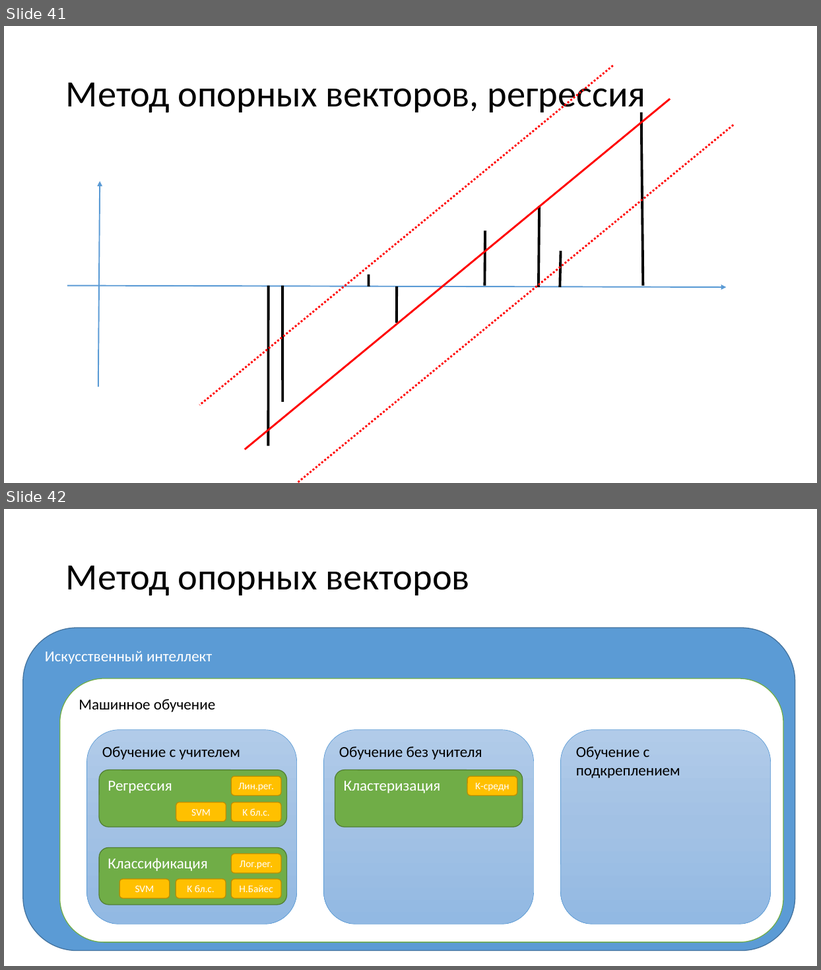
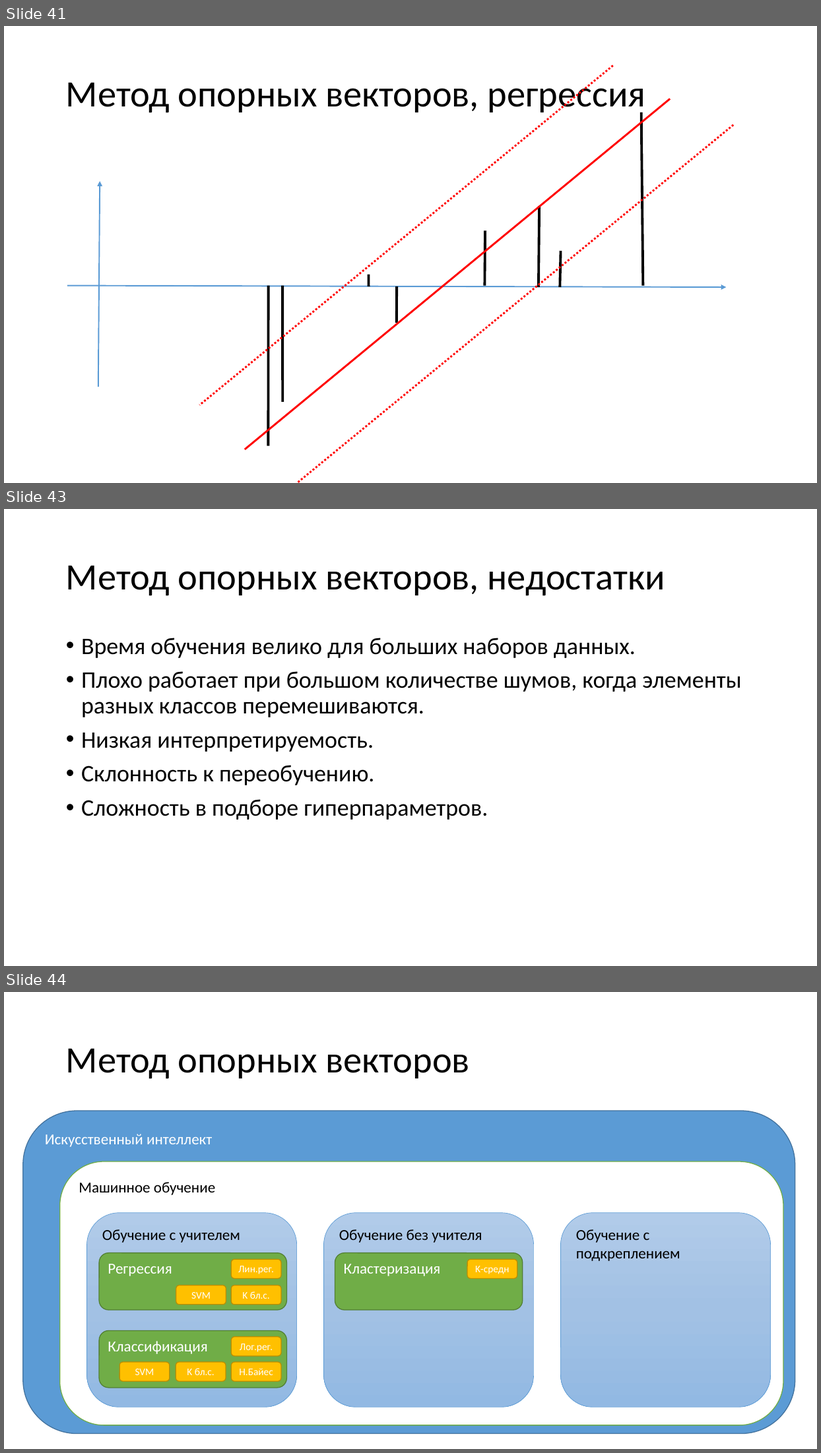
Before and after one commit to mosalov/AI_main_lectures, a slide deck: Лекция 7 10_02_2021.pptx. Shown one above the other, each under a label of ours: slides 41 and 42 before the commit, slides 41, 43 and 44 after it; the slides between them are not shown. The pictures are 821x970 and 821x1453 pixels, drawn with LibreOffice and Linux fonts; fonts in the diff are those of the drawing. Boxes give left, top, right and bottom in pixels: in the first picture for what was removed or moved away, otherwise in the second. Text is boxed around its words. In the diff, an @@ line names an element or a change of style, - is before the commit and + after.

```diff
--- a/Лекция 7 10_02_2021.pptx
+++ b/Лекция 7 10_02_2021.pptx
@@ slide 43 added at <box>4,509,817,966</box>, background #FFFFFF @@
@@ title added at <box>66,565,665,596</box>, 44 pt, text #000000 @@
+Метод опорных векторов, недостатки
@@ text added at <box>81,638,741,820</box>, 28 pt, text #000000 @@
+• Время обучения велико для больших наборов данных.
+• Плохо работает при большом количестве шумов, когда элементы разных классов перемешиваются.
+• Низкая интерпретируемость.
+• Склонность к переобучению.
+• Сложность в подборе гиперпараметров.
@@ what was slide 42 is now slide 44 @@
```
Also in this commit, not shown: 1 other slide added, 6 other files.
